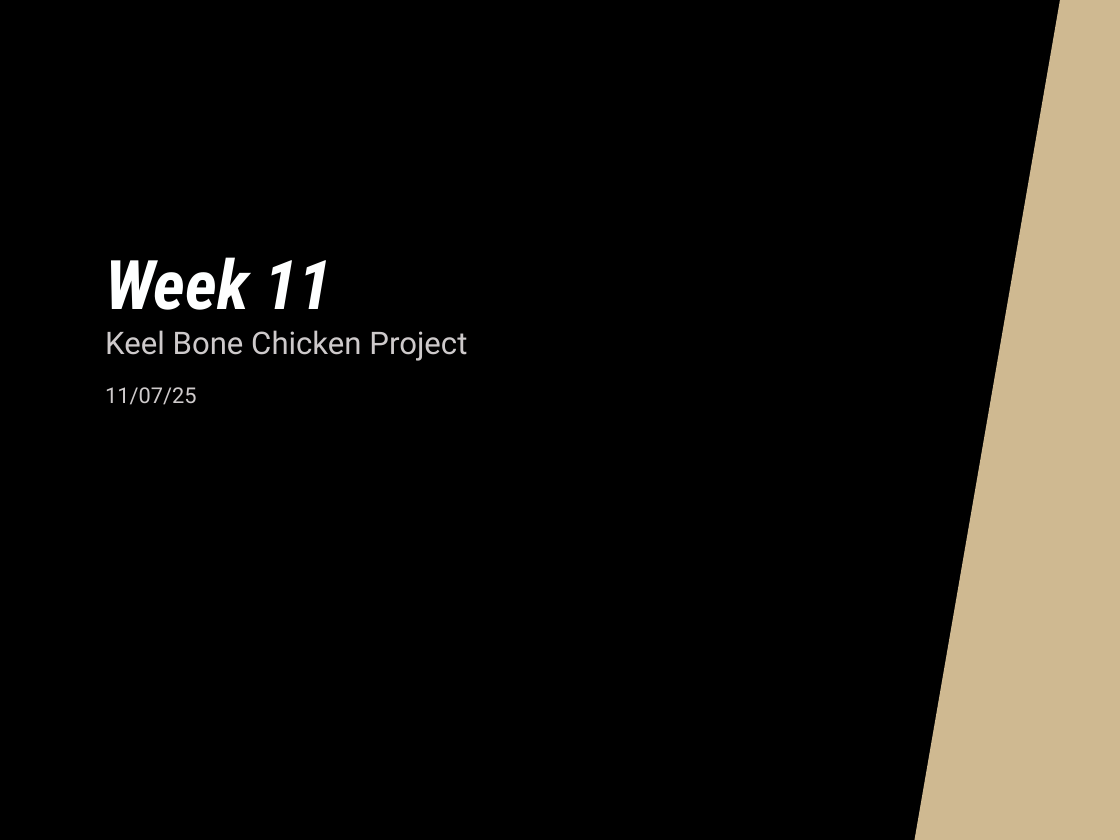
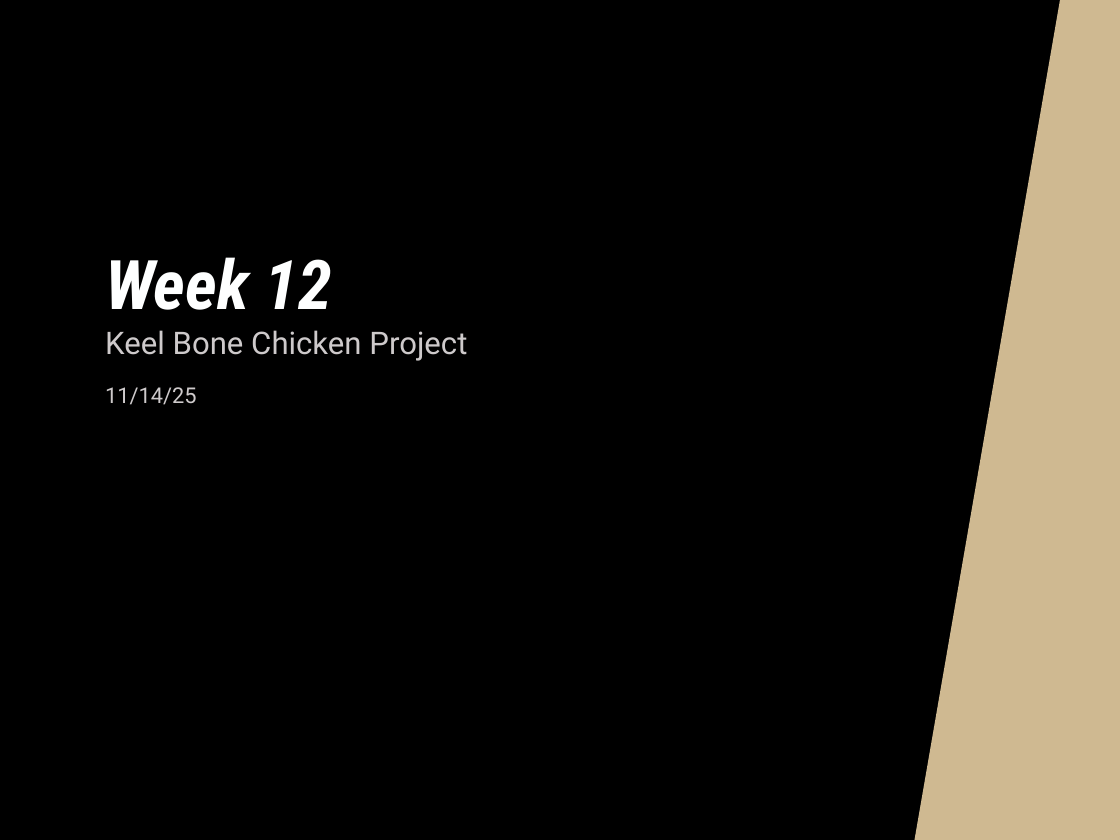
Before and after one commit to NHuang58/Biomedical_Device_PCB, a slide deck: slide 1 of Documentation/Slides/Week_8.pptx. Drawn at 1120x840 pixels with LibreOffice and Linux fonts; fonts in the diff are those of the drawing; background and template pictures are left out. Boxes give left, top, right and bottom in pixels: in the first picture for what was removed or moved away, otherwise in the second. Text is boxed around its words. In the diff, an @@ line names an element or a change of style, - is before the commit and + after.

Commit message:
Week 12 Changes

```diff
--- a/Documentation/Slides/Week_8.pptx
+++ b/Documentation/Slides/Week_8.pptx
@@ title at (x1=105, y1=257, x2=332, y2=310): text changed @@
-Week 11
+Week 12
@@ text at (x1=105, y1=387, x2=196, y2=405): text changed @@
-11/07/25
+11/14/25
```
Also in this commit, not shown: 3 other files.
